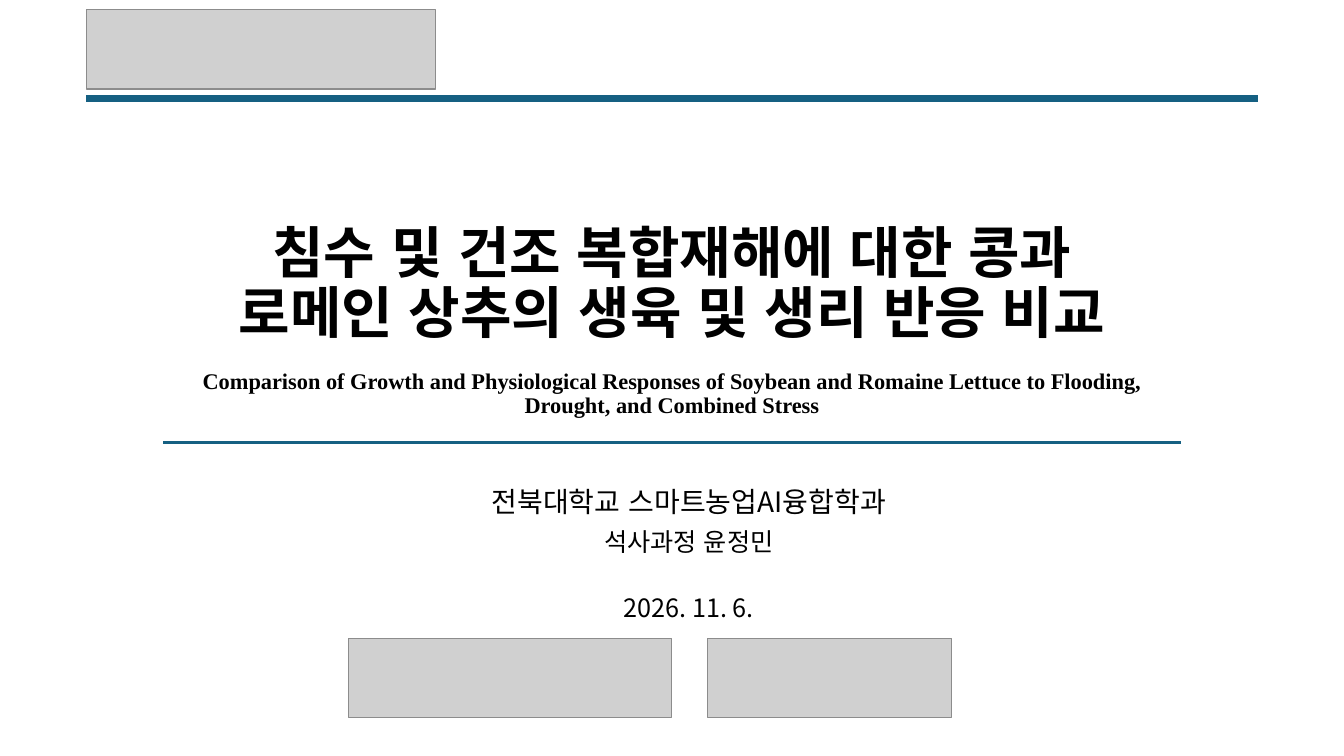
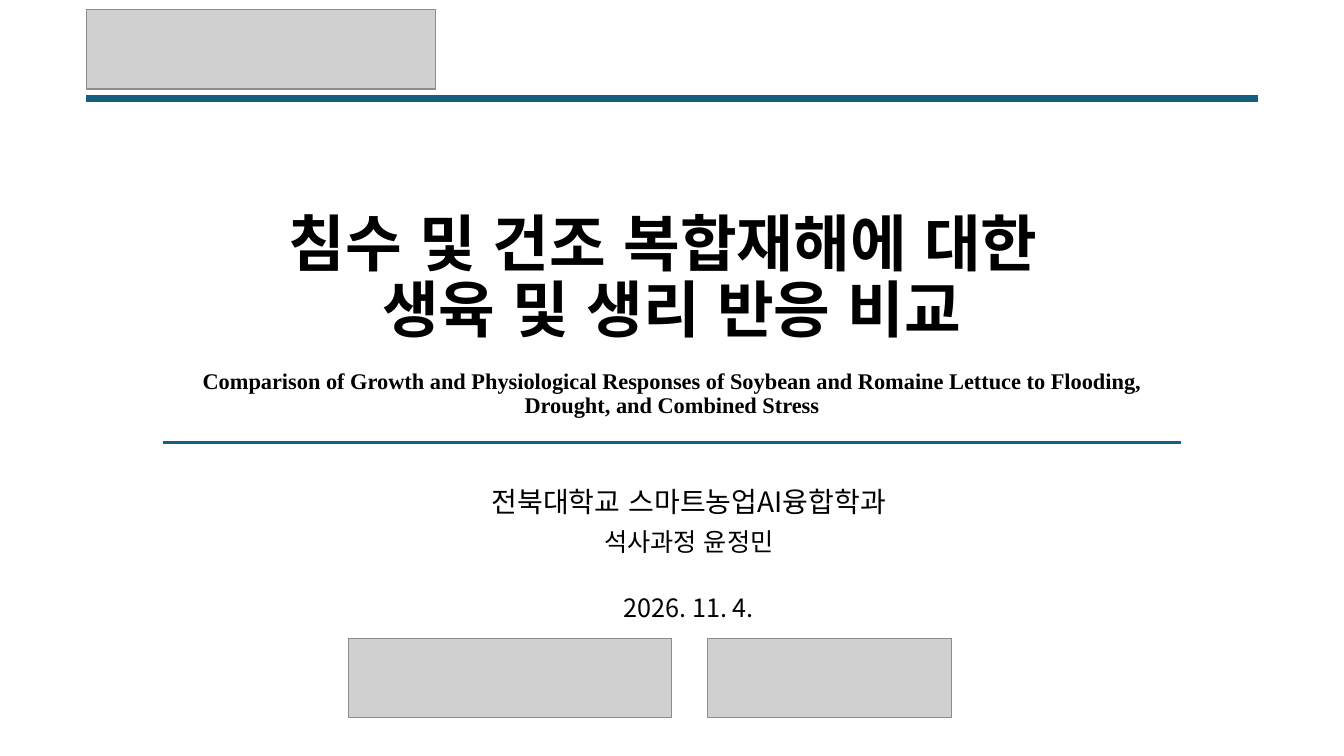
Before and after one commit to YunJM20/-, a slide deck: slide 1 of 구두발표_콩vs로메인상추_v6.pptx. Drawn at 1344x756 pixels with LibreOffice and Linux fonts; fonts in the diff are those of the drawing; grey boxes stand for pictures. Boxes give left, top, right and bottom in pixels: in the first picture for what was removed or moved away, otherwise in the second. Text is boxed around its words. In the diff, an @@ line names an element or a change of style, - is before the commit and + after.

```diff
--- a/구두발표_콩vs로메인상추_v6.pptx
+++ b/구두발표_콩vs로메인상추_v6.pptx
@@ title at (203,214,1141,418): text changed @@
-침수 및 건조 복합재해에 대한 콩과
-로메인 상추의 생육 및 생리 반응 비교
-Comparison of Growth and Physiological Responses of Soybean and Romaine Lettuce to Flooding, Drought, and Combined Stress
+침수 및 건조 복합재해에 대한
+생육 및 생리 반응 비교
+Comparison of Growth and Physiological Responses of Soybean and Romaine Lettuce to Flooding, Drought, and Combined Stress
@@ text at (624,598,754,618): text changed @@
-2026. 11. 6.
+2026. 11. 4.
```
Also in this commit, not shown: 21 other slides changed.
